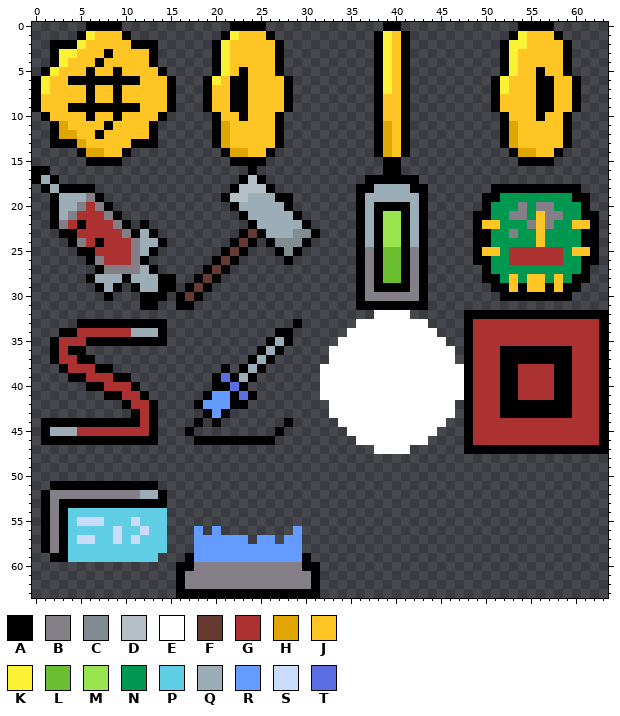
Two versions of one pixel-art file, Assets/Images/Sprites/Collectables.aseprite. This is how it looked before the edit.
64x64 pixels, 1 frame.
Palette (. is transparent): A #000000  B #847e87  C #808b92  D #b5c0c6  E #ffffff  F #663931  G #ac3232  H #e1a500  J #ffc524  K #fbf236  L #6abe30  M #99e550  N #009750  P #5fcde4  Q #9badb7  R #639bff  S #cbdbfc  T #5b6ee1
Pixels before (only the part around the change), first column x 23:
43 ..........EEEEEEEEEEEEEE.AGGGAAAAAAAAGG
44 .....A.....EEEEEEEEEEEE..AGGGGGGGGGGGGG
45 ....A.......EEEEEEEEEE...AGGGGGGGGGGGGG
46 AAAA.........EEEEEEEE....AGGGGGGGGGGGGG
47 ...............EEEE......AAAAAAAAAAAAAA
48 .......................................
49 .......................................
50 .......................................
51 .......................................
52 .......................................
53 .......................................
54 .......................................
55 .......................................
56 ......R................................
57 R.RR.RR................................
58 RRRRRRR................................
59 RRRRRRRA...............................
60 BBBBBBBAA..............................
61 BBBBBBBBA..............................
62 BBBBBBBBA..............................
63 AAAAAAAAA..............................
New version:
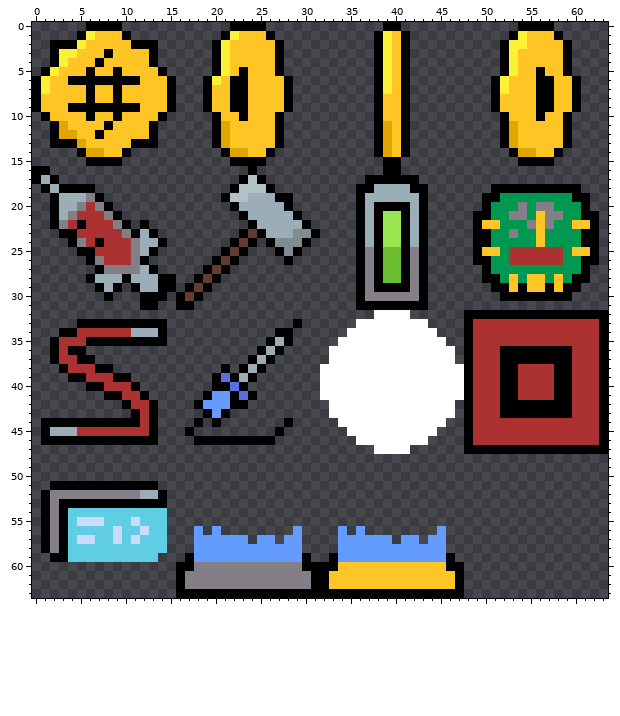
From old to new:
Changed rows in their new state; - is an unchanged pixel.
first column x 32:
56 --R-R--------R--
57 --RRRRRR-RR-RR--
58 --RRRRRRRRRRRR--
59 -ARRRRRRRRRRRRA-
60 AAJJJJJJJJJJJJAA
61 AJJJJJJJJJJJJJJA
62 AJJJJJJJJJJJJJJA
63 AAAAAAAAAAAAAAAA
Changed places in both pictures, as pixel boxes (x1, y1, x2, y2):
added: (320, 526, 464, 598)
